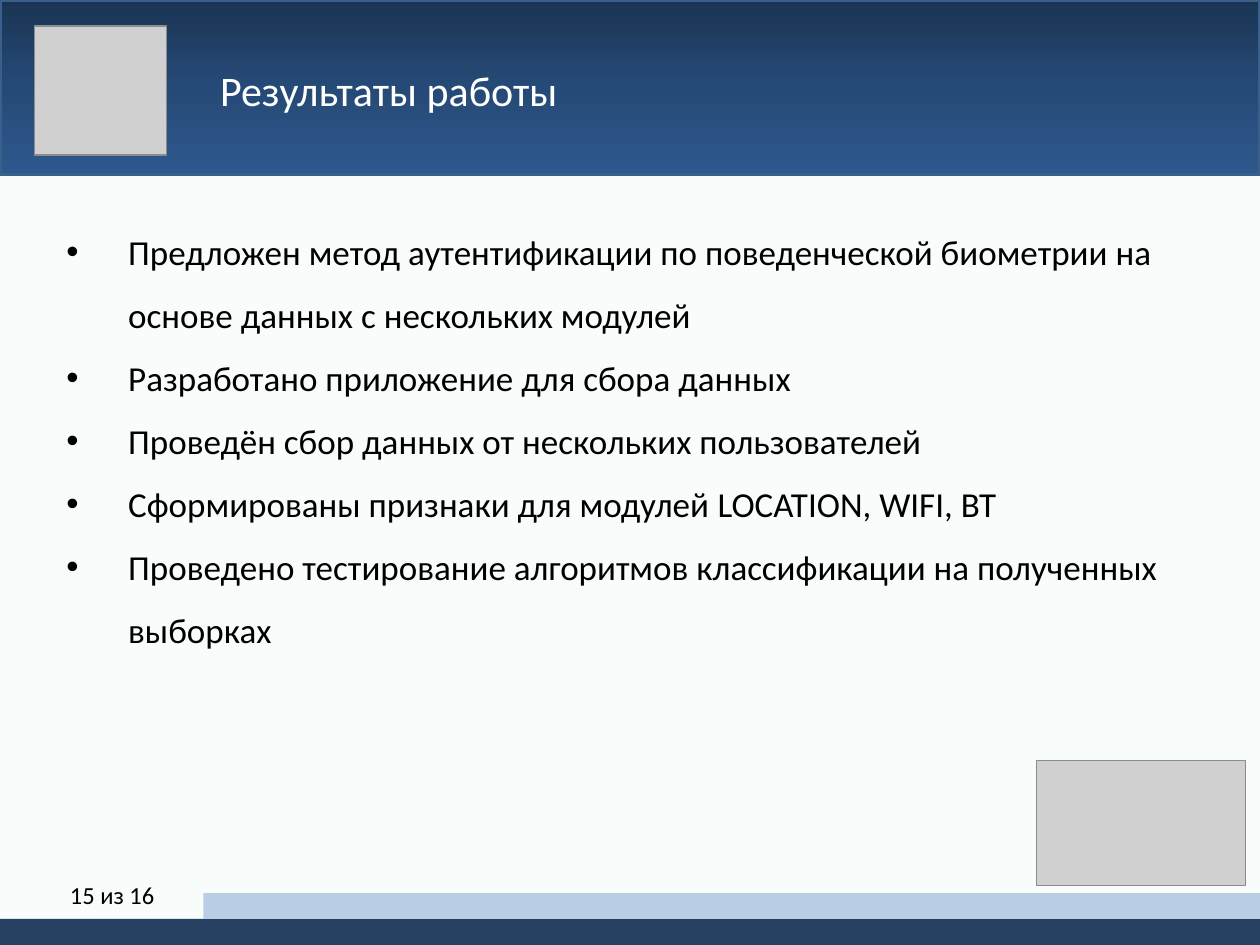
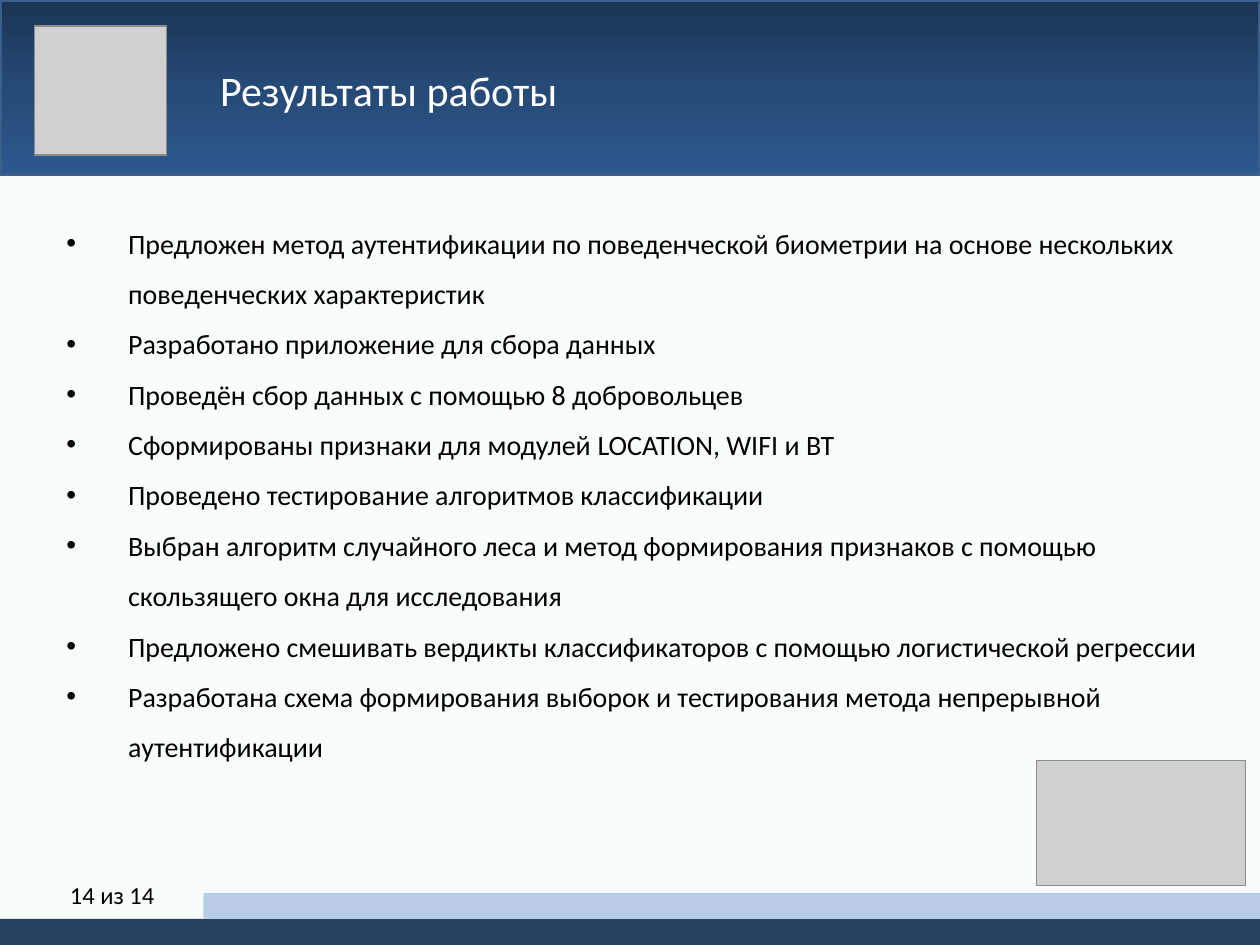
Before and after one commit to yerseg/bachelor_thesis, a slide deck: slide 14 of thesis_presentation.pptx (slide 15 before the commit). Drawn at 1260x945 pixels with LibreOffice and Linux fonts; fonts in the diff are those of the drawing; grey boxes stand for pictures. Boxes give left, top, right and bottom in pixels: in the first picture for what was removed or moved away, otherwise in the second. Text is boxed around its words. In the diff, an @@ line names an element or a change of style, - is before the commit and + after.

```diff
--- a/thesis_presentation.pptx
+++ b/thesis_presentation.pptx
@@ text at <box>128,235,1174,309</box>: text changed; size 20 to 16 pt @@
-• Предложен метод аутентификации по поведенческой биометрии на основе данных с нескольких модулей
+• Предложен метод аутентификации по поведенческой биометрии на основе нескольких поведенческих характеристик
@@ text at <box>128,335,655,359</box>: size 20 to 16 pt in "Разработано приложение для сбора данных" @@
@@ text at <box>128,386,1196,762</box>: text changed; size 20 to 16 pt @@
-• Проведён сбор данных от нескольких пользователей
-• Сформированы признаки для модулей LOCATION, WIFI, BT
-• Проведено тестирование алгоритмов классификации на полученных выборках
+• Проведён сбор данных с помощью 8 добровольцев
+• Сформированы признаки для модулей LOCATION, WIFI и BT
+• Проведено тестирование алгоритмов классификации
+• Выбран алгоритм случайного леса и метод формирования признаков с помощью скользящего окна для исследования
+• Предложено смешивать вердикты классификаторов с помощью логистической регрессии
+• Разработана схема формирования выборок и тестирования метода непрерывной аутентификации
@@ page number at <box>70,888,154,904</box>: text changed @@
-15 из 16
+14 из 14
```
Also in this commit, not shown: 8 other slides changed, 2 slides added, 4 slides removed.
